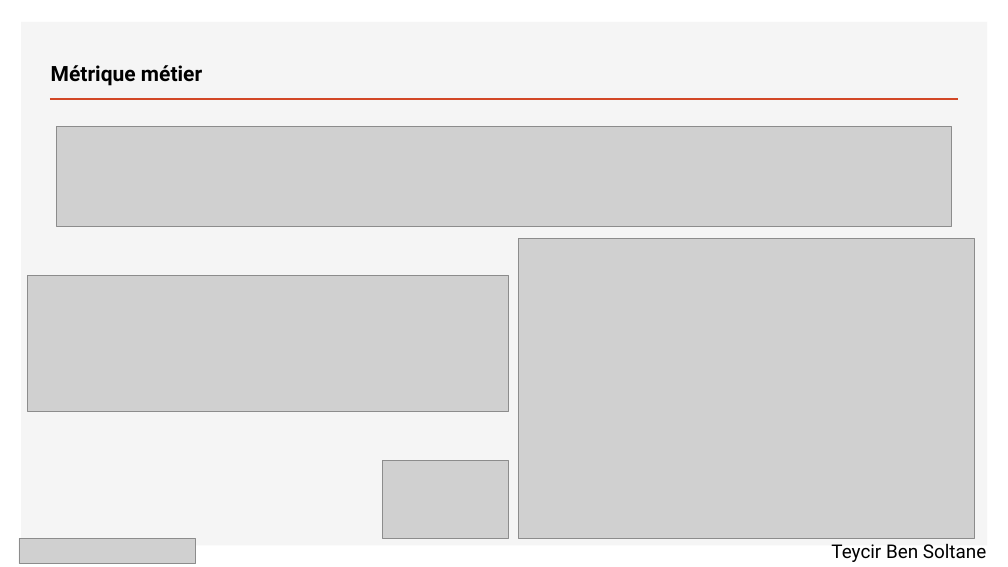
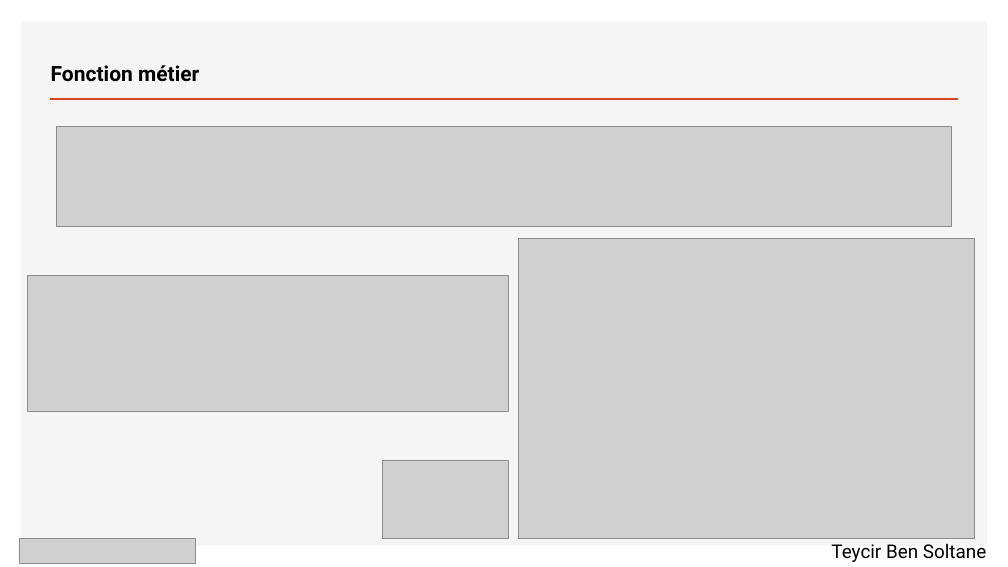
Before and after one commit to Teycir/Openclassrooms_project7, a slide deck: slide 12 of P7_01_Support.pptx (slide 10 before the commit). Drawn at 1008x567 pixels with LibreOffice and Linux fonts; fonts in the diff are those of the drawing; grey boxes stand for pictures. Boxes give left, top, right and bottom in pixels: in the first picture for what was removed or moved away, otherwise in the second. Text is boxed around its words. In the diff, an @@ line names an element or a change of style, - is before the commit and + after.

```diff
--- a/P7_01_Support.pptx
+++ b/P7_01_Support.pptx
@@ title at bbox=[51, 65, 199, 82]: text changed @@
-Métrique métier
+Fonction métier
```
Also in this commit, not shown: 7 other slides changed, 1 slide removed.
